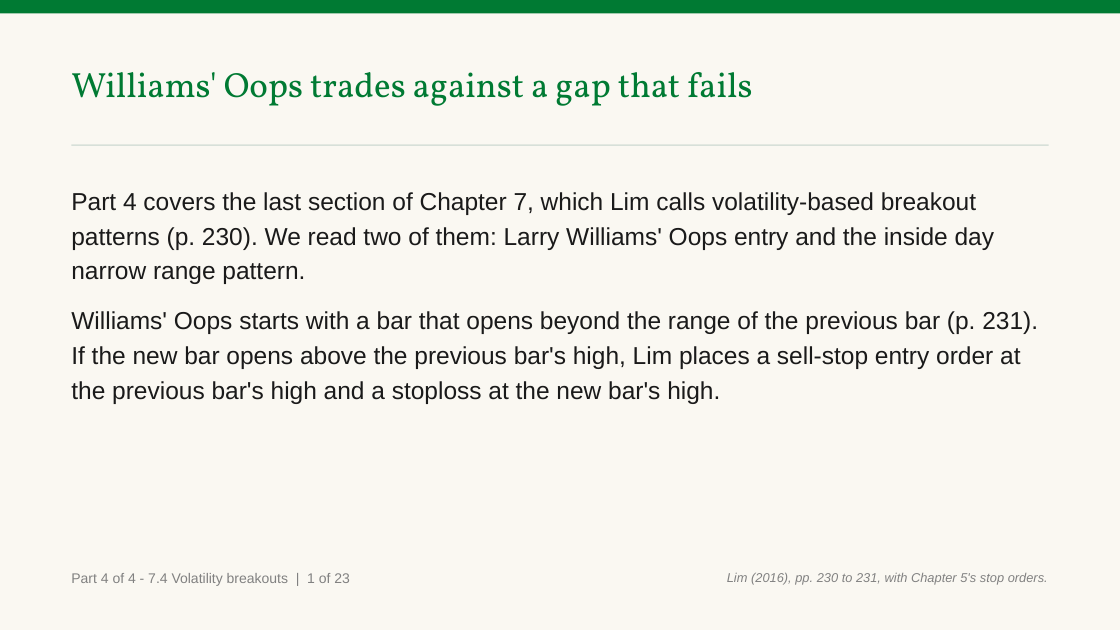
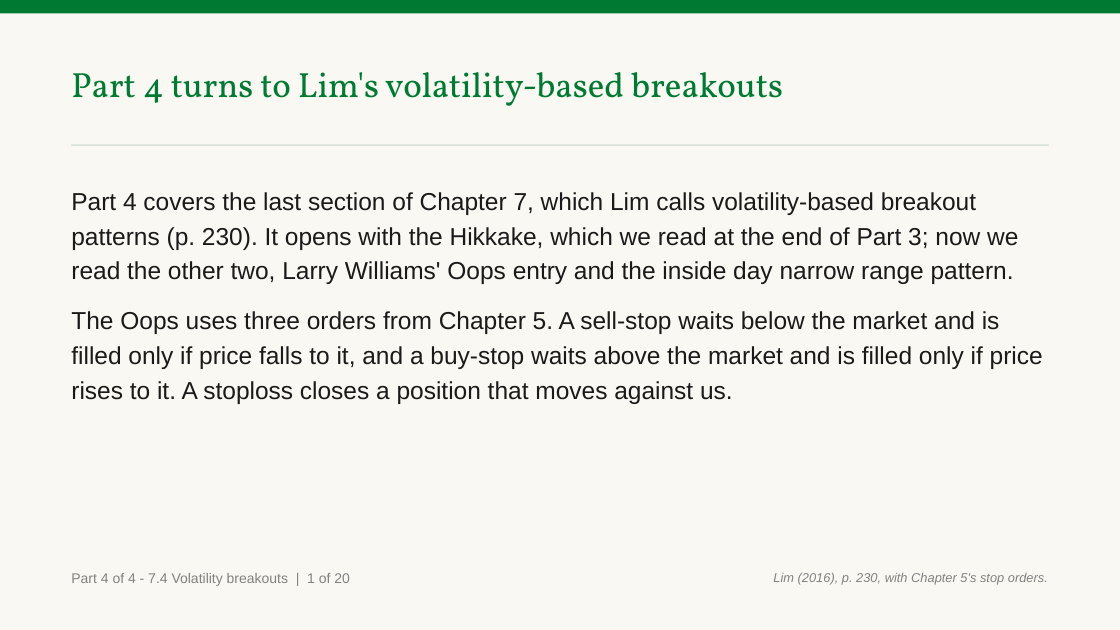
Before and after one commit to benjiesotelo-sudo/Telos_FIN1209, a slide deck: slide 221 of chapter-07/FIN1209-Chapter-07.pptx. Drawn at 1120x630 pixels with LibreOffice and Linux fonts; fonts in the diff are those of the drawing. Boxes give left, top, right and bottom in pixels: in the first picture for what was removed or moved away, otherwise in the second. Text is boxed around its words. In the diff, an @@ line names an element or a change of style, - is before the commit and + after.

```diff
--- a/chapter-07/FIN1209-Chapter-07.pptx
+++ b/chapter-07/FIN1209-Chapter-07.pptx
@@ text at bbox=[71, 72, 783, 106]: text changed @@
-Williams' Oops trades against a gap that fails
+Part 4 turns to Lim's volatility-based breakouts
@@ text at bbox=[71, 192, 1043, 404]: text changed @@
-Part 4 covers the last section of Chapter 7, which Lim calls volatility-based breakout patterns (p. 230). We read two of them: Larry Williams' Oops entry and the inside day narrow range pattern.
-Williams' Oops starts with a bar that opens beyond the range of the previous bar (p. 231). If the new bar opens above the previous bar's high, Lim places a sell-stop entry order at the previous bar's high and a stoploss at the new bar's high.
+Part 4 covers the last section of Chapter 7, which Lim calls volatility-based breakout patterns (p. 230). It opens with the Hikkake, which we read at the end of Part 3; now we read the other two, Larry Williams' Oops entry and the inside day narrow range pattern.
+The Oops uses three orders from Chapter 5. A sell-stop waits below the market and is filled only if price falls to it, and a buy-stop waits above the market and is filled only if price rises to it. A stoploss closes a position that moves against us.
@@ text at bbox=[71, 573, 350, 586]: text changed @@
-Part 4 of 4 - 7.4 Volatility breakouts | 1 of 23
+Part 4 of 4 - 7.4 Volatility breakouts | 1 of 20
@@ text at bbox=[773, 573, 1048, 585]: text changed @@
-Lim (2016), pp. 230 to 231, with Chapter 5's stop orders.
+Lim (2016), p. 230, with Chapter 5's stop orders.
```
Also in this commit, not shown: 55 other slides changed, 6 slides added, 3 slides removed, 4 other files.
